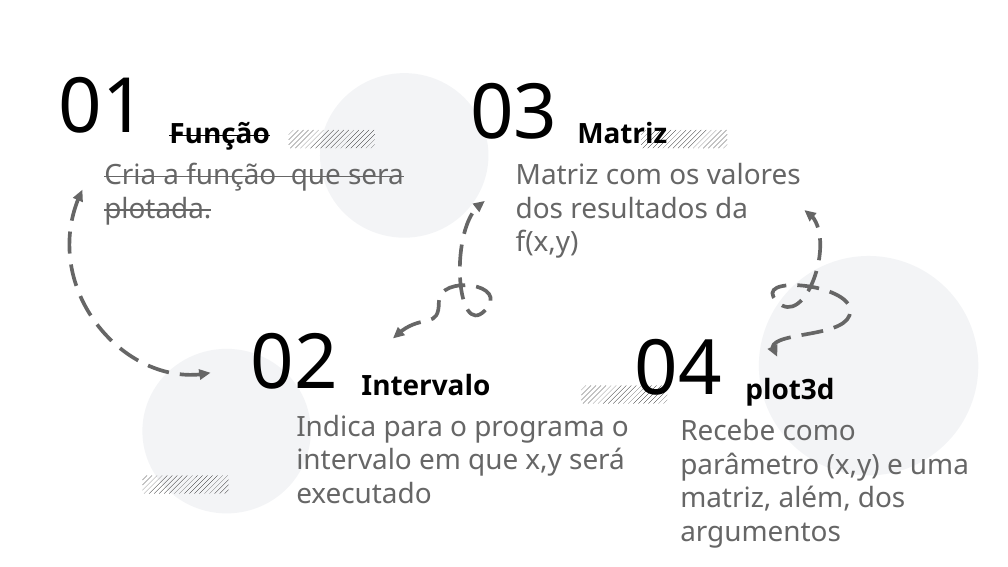
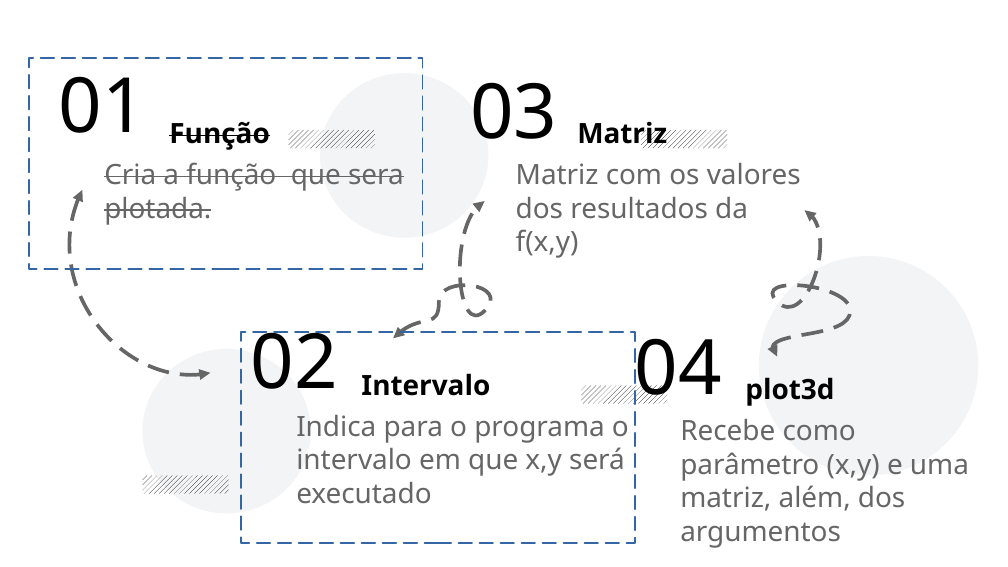
Before and after one commit to Lucasitron/Grafico_scilab, a slide deck: slide 11 of apresentação/Scilab.odp (slide 12 before the commit). Drawn at 1008x567 pixels with LibreOffice and Linux fonts; fonts in the diff are those of the drawing. Boxes give left, top, right and bottom in pixels: in the first picture for what was removed or moved away, otherwise in the second. Text is boxed around its words. In the diff, an @@ line names an element or a change of style, - is before the commit and + after.

```diff
--- a/apresentação/Scilab.odp
+++ b/apresentação/Scilab.odp
@@ rectangle added at [28, 59, 423, 270], outline #3465A4 1.5 pt dashed @@
@@ rectangle added at [241, 332, 636, 543], outline #3465A4 1.5 pt dashed @@
```
Also in this commit, not shown: 10 other slides changed, 1 slide removed, 2 other files.
